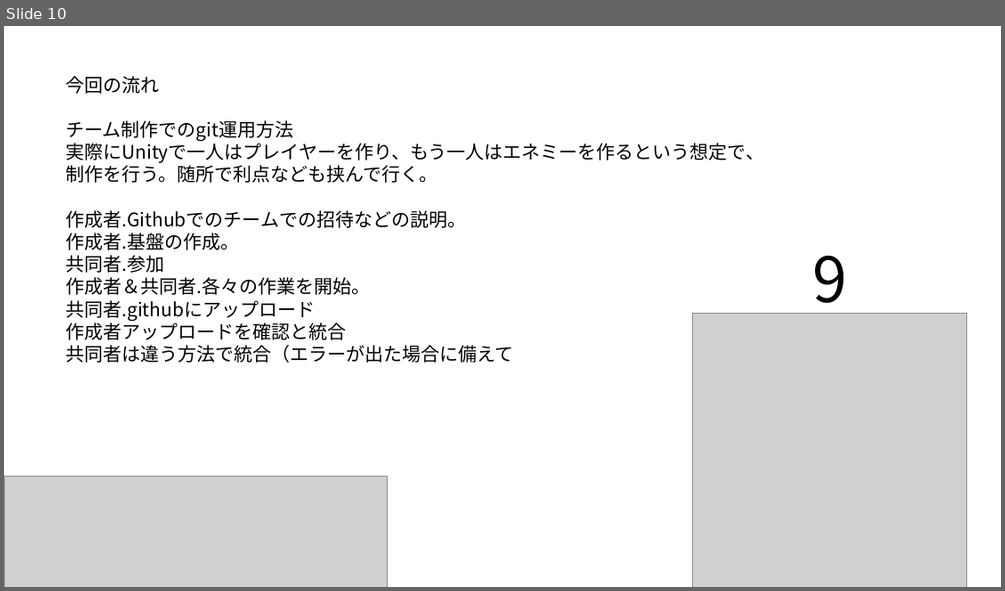
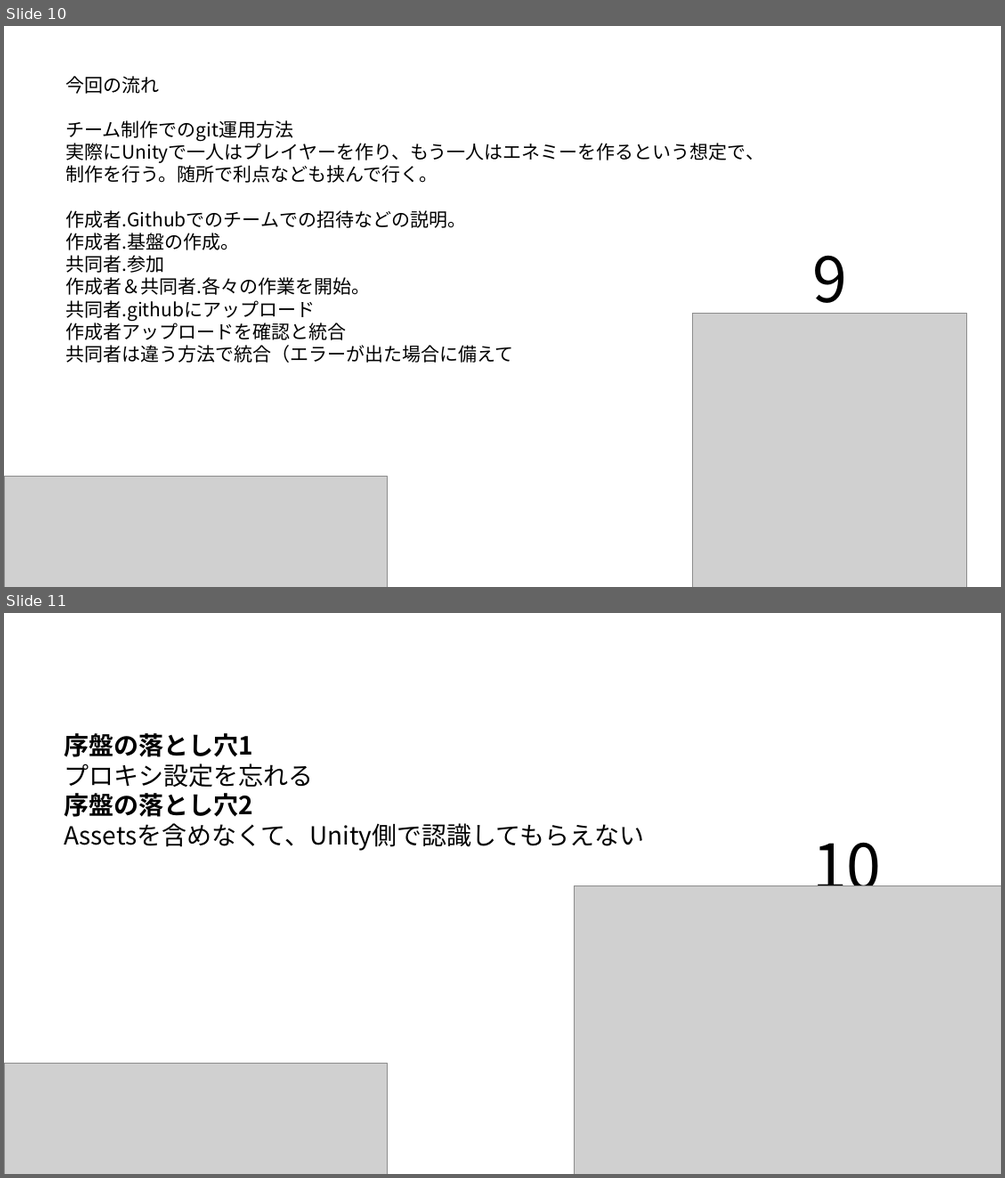
Before and after one commit to HattoriNaoki-t/git_study, a slide deck: new!GITHUB運用の勧め.pptx. Shown one above the other, each under a label of ours: slide 10 before the commit, slides 10 and 11 after it. The pictures are 1005x591 and 1005x1178 pixels, drawn with LibreOffice and Linux fonts; fonts in the diff are those of the drawing; grey boxes stand for pictures. Boxes give left, top, right and bottom in pixels: in the first picture for what was removed or moved away, otherwise in the second. Text is boxed around its words. In the diff, an @@ line names an element or a change of style, - is before the commit and + after.

```diff
--- a/new!GITHUB運用の勧め.pptx
+++ b/new!GITHUB運用の勧め.pptx
@@ slide 11 added at box(4, 613, 1001, 1174), background #FFFFFF @@
@@ text added at box(64, 733, 644, 851), 24 pt, text #000000 @@
+序盤の落とし穴1
+プロキシ設定を忘れる
+序盤の落とし穴2
+Assetsを含めなくて、Unity側で認識してもらえない
@@ text added at box(812, 842, 882, 905), 60 pt, text #000000 @@
+10
@@ picture added at box(574, 886, 1001, 1174) @@
@@ picture added at box(4, 1062, 387, 1174) @@
```
Also in this commit, not shown: 1 other file.
